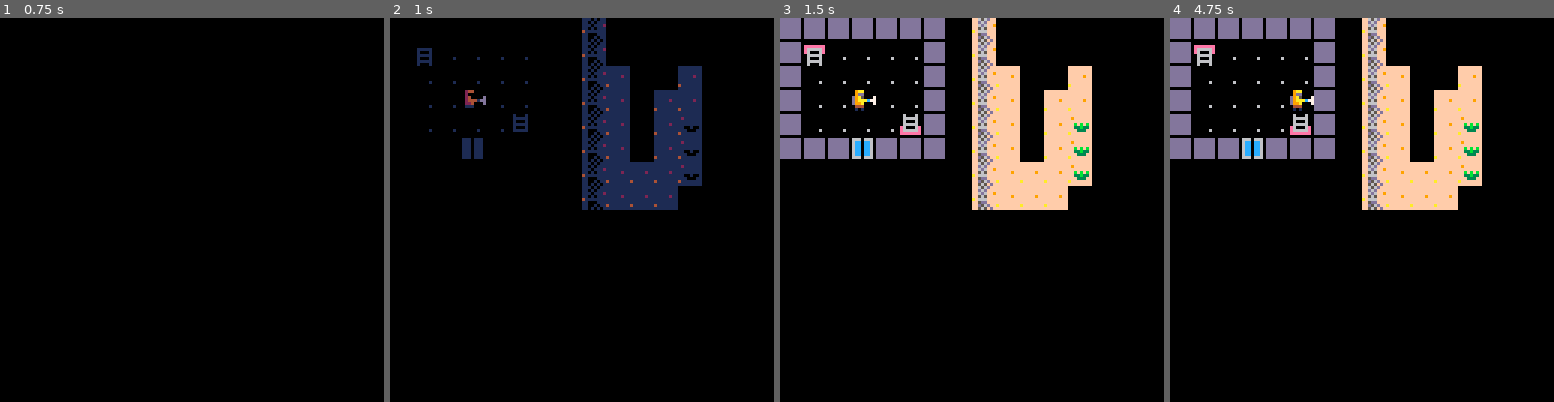
Above: before the commit, frames 1-4 (left to right).
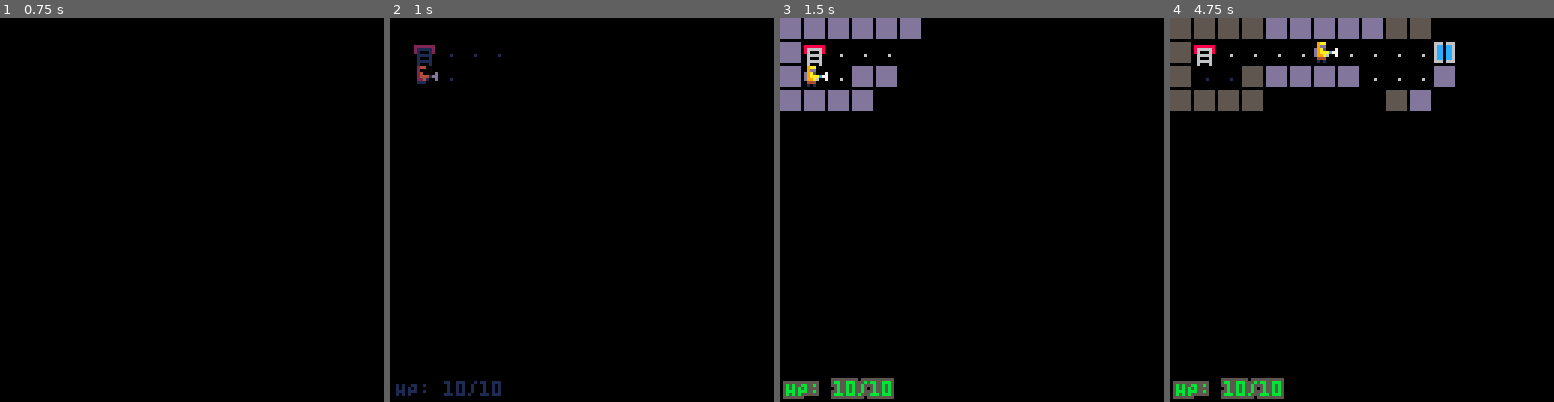
Above: after the commit, the same moments.

Repository: cjkg/zona-rl
Game: PICO-8 cartridge zona.p8
Two runs of this game, one before a commit and one after it. Both use one fixed random seed, a clock stepped at 60 frames per second and the inputs below.
Inputs:
- Up to frame 1 (0.75 s): tap X (X key) at 0.33 s; tap O (Z key) at 0.7 s
- Up to frame 2 (1 s): no input
- Up to frame 3 (1.5 s): tap X (X key) at 1.07 s
- Up to frame 4 (4.75 s): hold Right 1.6-2.1 s; tap O (Z key) every 0.4 s from 1.7 to 4.5 s; tap X (X key) at 1.85, 2.97, 4.08 s; hold Up 2.15-2.42 s; hold Right 2.47-3.03 s; hold Left 3.08-3.58 s; hold Down 3.63-3.97 s; hold Right 4.02-4.68 s; hold Up from 4.73 s (still down)

Frame 1 is identical in both runs. In frame 2, 10% of the frame differs, in the area x 1-82%, y 0-99%; in frame 3, 17%; in frame 4, 21%, in the area x 0-82%, y 0-100%.

Commit message:
los, fog, hud, ai, button buff, end screens
los/fog of war, hud, ai, mobs block paths, sight blockers, added button buffer to avoid spamming,  end screens

Diff:
--- a/draws/draw_game.lua
+++ b/draws/draw_game.lua
@@ -6,8 +6,27 @@
 	cls()
 	map()
 
-	_drawspr(getframe(p_ani),player.x*8,player.y*8,10,p_flip)
+	for e in all(entities) do
+		if cansee(player,e) then
+			spr(getframe(e.ani),e.x*8,e.y*8,1,1,e.flip)
+		end
+	end
+
+	for x=0,15 do
+		for y=0,15 do
+			if fog[x][y]==1 then
+				rectfill2(x*8,y*8,8,8,0)
+			end
+		end
+	end
+
 	dtb_draw()
+
+
+
+	drawhud()
+
+
 
 	for f in all(float) do
 		oprint8(f.txt,f.x,f.y,f.c,0)
--- a/draws/draw_lose.lua
+++ b/draws/draw_lose.lua
@@ -1,5 +1,6 @@
-function draw_gameover()
+function draw_lose()
 	cls()
+	spr(3,60,52)
 	print("you died",46,100)
 	print("press ❎",46,114,6+min(sin(time())),1)
 end
--- a/entity.lua
+++ b/entity.lua
@@ -1,25 +1,30 @@
-function add_item(_type,_x,_y,_c)
+--[[function additem(_type,_x,_y)
     --local item_info=item_objects[_type]
     local e = {
         x=_x,
         y=_y,
         name=type,
-        col=_c,
         item=true
     }
     add(entities,e)
-end
+    return
+end]]
 
-function add_mob(_type,_x,_y,_c)
-    --local mob_info=mob_objects[_type]
+function addmob(_type,_x,_y)
+    local mobinfo=mobobjects[_type]
     local m = {
-        x,_x,
-        y,_y,
+        x=_x,
+        y=_y,
         name=_type,
-        col=_c,
-        mob=true
+        hp=mobinfo.hp,
+        maxhp=mobinfo.maxhp,
+        ani=mobinfo.ani,
+        atk=mobinfo.atk,
+        task=ai_wait,
+        los=mobinfo.los
     }
     add(entities,m)
+    return m
 end
 
 
@@ -48,5 +53,7 @@
 
     Bar - the borscht
     Leaving the zone?
+    "graying out" explored but not in los
+    reacquire target
     I
 ]]
--- /dev/null
+++ b/gameplay/ai.lua
@@ -0,0 +1,67 @@
+function doai()
+    local moving
+    for m in all(entities) do
+        if m!=player then
+            moving=m.task(m)
+        end
+    end
+    if moving then
+        _upd=update_ai_turn
+    end
+end
+
+function ai_wait(m)
+    if cansee(m,player) then
+        m.task=ai_attack
+        m.tx,m.ty=player.x,player.y
+
+        addfloat("!",m.x*8+2,m.y*8,10)
+        sfx(3)
+
+    end
+end
+
+function ai_attack(m)
+    if dist(m.x,m.y,player.x,player.y)==1 then
+     --attack player
+        dx,dy=player.x-m.x,player.y-m.y
+        hitmob(m,player)
+        sfx(3)
+        p_t=0
+    else
+        --move to player
+        if cansee(m,player) then
+            m.tx,m.ty=player.x,player.y
+        end
+
+        if m.x==m.tx and m.y==m.ty then
+            m.task=ai_wait
+            addfloat("?",m.x*8+2,m.y*8,10)
+        else
+            local bdst,bx,by=999,0,0
+            for i=1,4 do
+                local dx,dy=dirx[i],diry[i]
+                local tx,ty=m.x+dx,m.y+dy
+                if iswalkable(tx,ty,"checkmobs") then
+                    local dst=dist(tx,ty,m.tx,m.ty)
+                    if dst<bdst then
+                        bdst,bx,by=dst,dx,dy
+                    end
+                end
+            end
+            mobwalk(m,bx,by)
+            _upd=update_ai_turn
+            --todo: re-aquire target?
+            p_t=0
+        end
+    end
+end
+
+function mobwalk(mb,dx,dy)
+    mb.x+=dx
+    mb.y+=dy
+end
+
+function cansee(m1,m2)
+	return dist(m1.x,m1.y,m2.x,m2.y)<=m1.los and los(m1.x,m1.y,m2.x,m2.y)
+end
--- /dev/null
+++ b/gameplay/hitmob.lua
@@ -0,0 +1,9 @@
+function hitmob(atkm,defm)
+    defm.hp-=atkm.atk
+    local col=8
+    if (atkm==player) col=10
+    addfloat("-"..atkm.atk,defm.x*8-1,defm.y*7,col)
+    if defm.hp <= 0 then
+        del(entities,defm)
+    end
+end
--- a/gameplay/moveplayer.lua
+++ b/gameplay/moveplayer.lua
@@ -1,6 +1,7 @@
 function moveplayer(dx,dy)
 	local destx,desty=player.x+dx,player.y+dy
 	local tile=mget(destx,desty)
+
 	p_t=0
 	_upd=update_player_turn
 
@@ -9,15 +10,20 @@
 		sfx(2)
 	elseif fget(tile,1) then
 		bump(tile,destx,desty)
+	elseif getmob(destx,desty) then
+		hitmob(player,getmob(destx,desty))
 	else
 		player.x+=dx
 		player.y+=dy
 
 		if dx<0 then
-			p_flip=true
+			player.flip=true
 		elseif dx>0 then
-			p_flip=false
+			player.flip=false
 		end
 		sfx(0)
 	end
+	refog()
+	unfog()
+
 end
--- a/main.lua
+++ b/main.lua
@@ -1,12 +1,12 @@
 function _init()
 	t,tani,fadeperc=0,0,0
-	_g=json_parse('{"mapobjects":[{"name":"door","tiles":[52],"sfx":1,"tile_effect":48,"dialog":"yeah!"}],"mapani":{"ani1":[],"ani2":[]},"dpal" …(113 unchanged characters)…
+	_g=json_parse('{"mobobjects":{"candycorn":{"hp":5,"maxhp":5,"ani":[10,10,11,11],"atk":1,"los":3},"player":{"hp":10,"maxhp":10,"ani":[1,1,2,2],"atk":1,"los":5}},"mapobjects":[{"name":"door","tiles":[52],"sfx":1,"tile_effect":48}],"mapani":{"ani1":[],"ani2":[]},"dpal" …(113 unchanged characters)…
 
 	--★
 	debug={}
 
 	dtb_init()
-	start_game()
+	startgame()
 end
 
 function _update60()
@@ -30,20 +30,20 @@
 	end
 end
 
-function start_game()
-	dirx,diry,mapani,dpal,p_ani,mapobjects=_g.dirx,_g.diry,_g.mapani,_g.dpal,_g.p_ani,_g.mapobjects
+function startgame()
+	dirx,diry,mapani,dpal,p_ani,mapobjects,mobobjects,buttonbuff,fog=_g.dirx,_g.diry,_g.mapani,_g.dpal,_g.p_ani,_g.mapobjects,_g.mobobjects,-1,blankmap(1)
 	_upd=update_start
 	_drw=draw_start
 	float={}
-	player={
-		x=3,
-		y=3,
-		hp=10,
-		maxhp=10,
-		ani=p_ani
-	}
-	entities={player}
-
+	entities={}
+	player=addmob("player",1,2)
+	unfog()
+	--[[addmob("candycorn",5,4)
+	addmob("candycorn",5,6)
+	addmob("candycorn",4,6)
+	addmob("candycorn",3,6)
+	addmob("candycorn",3,4)
+	]]
 	rads={}
 	for i=1,10 do
   		add(rads,{
--- /dev/null
+++ b/ui/drawhud.lua
@@ -0,0 +1,10 @@
+function drawhud()
+    if player.y>=8 then
+        hp_y=1
+    else
+        hp_y=121
+    end
+
+    rectfill2(0,hp_y-1,40,8,0)
+    oprint8("HP: "..player.hp.."/"..player.maxhp,2,hp_y,11,5)
+end
--- /dev/null
+++ b/updates/button.lua
@@ -0,0 +1,22 @@
+function dobutton(button)
+	if button<0 then return end
+	if button<4 then
+		moveplayer(dirx[button+1],diry[button+1])
+	end
+	-- menu button
+end
+
+function dobuttonbuff()
+	if buttonbuff==-1 then
+		buttonbuff=getbutton()
+	end
+end
+
+function getbutton()
+	for i=0,5 do
+		if btnp(i) then
+			return i
+		end
+	end
+	return -1
+end
--- /dev/null
+++ b/updates/update_ai_turn.lua
@@ -0,0 +1,8 @@
+function update_ai_turn()
+    dobuttonbuff()
+	p_t=min(p_t+0.125,1) --desensitizes
+
+	if p_t==1 then
+		_upd=update_game
+	end
+end
--- a/updates/update_game.lua
+++ b/updates/update_game.lua
@@ -1,8 +1,21 @@
 function update_game()
-	for i=0,3 do
-		if btn(i) and #dtb_queu==0 then
-			moveplayer(dirx[i+1],diry[i+1])
-			return
-		end
+	dobuttonbuff()
+	dobutton(buttonbuff)
+	buttonbuff=-1
+	checkend()
+end
+
+function checkend()
+	if win then
+		_upd=update_win
+		_drw=draw_win
+		fadeout(0.02)
+		return false
+	elseif player.hp<=0 then
+		_upd=update_lose
+		_drw=draw_lose
+		fadeout(0.02)
+		return false
 	end
+	return true
 end
--- a/updates/update_lose.lua
+++ b/updates/update_lose.lua
@@ -1,4 +1,4 @@
-function update_gameover()
+function update_lose()
 	if btnp(❎) then
 		fadeout()
 		startgame()
--- a/updates/update_player_turn.lua
+++ b/updates/update_player_turn.lua
@@ -1,8 +1,13 @@
 function update_player_turn()
+	dobuttonbuff()
 	p_t=min(p_t+0.125,1) --desensitizes
 
 	if p_t==1 then
 		_upd=update_game
+		if checkend() then
+			doai()
+		end
 		step()
+
 	end
 end
--- /dev/null
+++ b/utils/map.lua
@@ -0,0 +1,146 @@
+function dist(fx,fy,tx,ty)
+	return sqrt((fx-tx)^2+(fy-ty)^2)
+end
+
+function iswalkable(x,y,mode)
+	local mode=mode or ""
+ 	if inbounds(x,y) then
+  		local tle=mget(x,y)
+  		if mode=="sight" then
+			return not fget(tle,2)
+  		else
+	 		if not fget(tle,0) then
+	   			if mode=="checkmobs" then
+	    			return not getmob(x,y)
+	   			end
+	   			return true
+	  		end
+		end
+ 	end
+ 	return false
+end
+
+function copymap(x,y)
+	local tle
+	for _x=0,15 do
+  	for _y=0,15 do
+  		tle=mget(_x+x,_y+y)
+   		mset(_x,_y,tle)
+   		if tle==4 then
+   			player.x,player.y=_x,_y
+   		end
+  	end
+ 	end
+end
+
+function getmob(x,y)
+	for e in all(entities) do
+		if e.x==x and e.y==y then
+	  		return e
+	 	end
+	end
+	return false
+end
+
+function inbounds(x,y)
+	return x>=0 and y>=0 and x<16 and y<16
+end
+
+function los(x1,y1,x2,y2)
+	local frst,sx,sy,dx,dy=true
+
+	if dist(x1,y1,x2,y2)==1 then return true end
+
+	if x1<x2 then
+		sx,dx=1,x2-x1
+	else
+	 	sx,dx=-1,x1-x2
+	end
+	if y1<y2 then
+	 	sy,dy=1,y2-y1
+	else
+	 	sy,dy=-1,y1-y2
+	end
+
+	local err,e2=dx-dy
+
+	while not(x1==x2 and y1==y2) do
+	 if not frst and not iswalkable(x1,y1,"sight") then return false end
+		frst,e2=false,err*2
+		if e2>-dy then
+			err-=dy
+		  	x1+=sx
+		end
+		if e2<dx then
+		  	err+=dx
+		 	y1+=sy
+		end
+	end
+	return true
+   end
+
+function blankmap(_dflt)
+	local ret={}
+	if (_dflt==nil) _dflt=0
+	for x=0,15 do
+		ret[x]={}
+	 	for y=0,15 do
+	  		ret[x][y]=_dflt
+	 	end
+	end
+	return ret
+end
+
+function unfog()
+	local px,py=player.x,player.y
+	for x=0,15 do
+ 		for y=0,15 do
+  			if fog[x][y]==1
+  			and dist(px,py,x,y)<=player.los
+			and los(px,py,x,y) then
+				unfogtile(x,y)
+   			end
+  		end
+ 	end
+end
+
+function unfogtile(x,y)
+	fog[x][y]=0
+ 	if iswalkable(x,y,"sight") then
+  		for i=1,4 do
+   			local tx,ty=x+dirx[i],y+diry[i]
+   			if inbounds(tx,ty) and not iswalkable(tx,ty,"sight") then
+				fog[tx][ty]=0
+   			end
+  		end
+ 	end
+end
+
+function refog()
+	local px,py=player.x,player.y
+	for x=0,15 do
+ 		for y=0,15 do
+  			if fog[x][y]==0
+  			and not (dist(px,py,x,y)<=player.los and
+			  los(px,py,x,y)) then
+
+				refogtile(x,y)
+			elseif fog[x][y]==0 and los(px,py,x,y) then
+				if mget(x,y)==38 then
+					mset(x,y,49)
+				elseif mget(x,y)==39 then
+					mset(x,y,48)
+				end
+   			end
+  		end
+ 	end
+end
+
+function refogtile(x,y)
+
+	if mget(x,y)==49 then
+		mset(x,y,38)
+	elseif mget(x,y)==48 then
+		mset(x,y,39)
+	end
+end
--- a/utils/misc.lua
+++ b/utils/misc.lua
@@ -1,12 +1,5 @@
 function getframe(ani)
 	return ani[flr(t/8)%#ani+1]
-end
-
-function _drawspr(_spr,_x,_y,_c,_flip)
-	palt(0,false)
-	pal(6,_c)
-	spr(_spr,_x,_y,1,1,_flip)
-	pal()
 end
 
 function oprint8(_t,_x,_y,_c,_c2)
@@ -15,7 +8,6 @@
 	end
 	print(_t,_x,_y,_c)
 end
-
 
 function isin(mem,set)
 	for m in all(set) do
@@ -26,15 +18,6 @@
 	return false
 end
 
-function copymap(x,y)
-	local tle
-	for _x=0,15 do
-  	for _y=0,15 do
-  		tle=mget(_x+x,_y+y)
-   		mset(_x,_y,tle)
-   		if tle==4 then
-   			player.x,player.y=_x,_y
-   		end
-  	end
- 	end
+function rectfill2(_x,_y,_w,_h,_c)
+	rectfill(_x,_y,_x+max(_w-1,0),_y+max(_h-1,0),_c)
 end
--- a/zona.p8
+++ b/zona.p8
@@ -10,6 +10,8 @@
 #include utils/fade.lua
 #include utils/dtb.lua
 #include utils/misc.lua
+#include utils/map.lua
+
 
 #include draws/animation/animap.lua
 #include draws/draw_start.lua
@@ -20,15 +22,22 @@
 #include gameplay/bump.lua
 #include gameplay/moveplayer.lua
 #include gameplay/step.lua
+#include gameplay/hitmob.lua
+#include gameplay/ai.lua
+
 
 #include updates/update_start.lua
 #include updates/update_game.lua
 #include updates/update_win.lua
 #include updates/update_lose.lua
 #include updates/update_player_turn.lua
+#include updates/update_ai_turn.lua
+#include updates/button.lua
 
 #include ui/floats.lua
-
+#include ui/drawhud.lua
+
+#include entity.lua
 #include main.lua
 
 
@@ -218,18 +227,27 @@
 
 
 __gff__
-0000000000000000000000000000000000000000000000000000000000000000030300000000000000000000000000000001000003000000000000000000000000000000000000000000000000000000000000000000000000000000000000000000000000000000000000000000000000000000000000000000000000000000
+0000000000000303030303030303030303030303030300000000000000000000030307000003050000000000000000000005000007000000000000000000000000000000000000000000000000000000000000000000000000000000000000000000000000000000000000000000000000000000000000000000000000000000
 0000000000000000000000000000000000000000000000000000000000000000000000000000000000000000000000000000000000000000000000000000000000000000000000000000000000000000000000000000000000000000000000000000000000000000000000000000000000000000000000000000000000000000
 __map__
-3131313131313100393e3e3e3d00000000000000000000000000000000000000000000000000000000000000000000000000000000000000000000000000000000000000000000000000000000000000000000000000000000000000000000000000000000000000000000000000000000000000000000000000000000000000
-3132303030303100393e3e3d3d00000000000000000000000000000000000000000000000000000000000000000000000000000000000000000000000000000000000000000000000000000000000000000000000000000000000000000000000000000000000000000000000000000000000000000000000000000000000000
-313030303030310039353e3e3500000000000000000000000000000000000000000000000000000000000000000000000000000000000000000000000000000000000000000000000000000000000000000000000000000000000000000000000000000000000000000000000000000000000000000000000000000000000000
-313030303030310039353d353500000000000000000000000000000000000000000000000000000000000000000000000000000000000000000000000000000000000000000000000000000000000000000000000000000000000000000000000000000000000000000000000000000000000000000000000000000000000000
-313030303033310039353f353600000000000000000000000000000000000000000000000000000000000000000000000000000000000000000000000000000000000000000000000000000000000000000000000000000000000000000000000000000000000000000000000000000000000000000000000000000000000000
-313131343131310039353f353600000000000000000000000000000000000000000000000000000000000000000000000000000000000000000000000000000000000000000000000000000000000000000000000000000000000000000000000000000000000000000000000000000000000000000000000000000000000000
-0000000000000000393535353600000000000000000000000000000000000000000000000000000000000000000000000000000000000000000000000000000000000000000000000000000000000000000000000000000000000000000000000000000000000000000000000000000000000000000000000000000000000000
-0000000000000000393535350000000000000000000000000000000000000000000000000000000000000000000000000000000000000000000000000000000000000000000000000000000000000000000000000000000000000000000000000000000000000000000000000000000000000000000000000000000000000000
-…(4 lines of a section not shown)…
+3131313131313131313131313131313100000000000000000000000000000000000000000000000000000000000000000000000000000000000000000000000000000000000000000000000000000000000000000000000000000000000000000000000000000000000000000000000000000000000000000000000000000000
+3132303030303030303030343030303100000000000000000000000000000000000000000000000000000000000000000000000000000000000000000000000000000000000000000000000000000000000000000000000000000000000000000000000000000000000000000000000000000000000000000000000000000000
+3130303131313131303030313030303100000000000000000000000000000000000000000000000000000000000000000000000000000000000000000000000000000000000000000000000000000000000000000000000000000000000000000000000000000000000000000000000000000000000000000000000000000000
+3131313130303030303131313030303100000000000000000000000000000000000000000000000000000000000000000000000000000000000000000000000000000000000000000000000000000000000000000000000000000000000000000000000000000000000000000000000000000000000000000000000000000000
+3130303030303030303030313030303100000000000000000000000000000000000000000000000000000000000000000000000000000000000000000000000000000000000000000000000000000000000000000000000000000000000000000000000000000000000000000000000000000000000000000000000000000000
+3131313131313131313130313030303100000000000000000000000000000000000000000000000000000000000000000000000000000000000000000000000000000000000000000000000000000000000000000000000000000000000000000000000000000000000000000000000000000000000000000000000000000000
+3130303030303030302030313131343100000000000000000000000000000000000000000000000000000000000000000000000000000000000000000000000000000000000000000000000000000000000000000000000000000000000000000000000000000000000000000000000000000000000000000000000000000000
+3130303030303030303030313030303100000000000000000000000000000000000000000000000000000000000000000000000000000000000000000000000000000000000000000000000000000000000000000000000000000000000000000000000000000000000000000000000000000000000000000000000000000000
+3130303030303130303030313030303100000000000000000000000000000000000000000000000000000000000000000000000000000000000000000000000000000000000000000000000000000000000000000000000000000000000000000000000000000000000000000000000000000000000000000000000000000000
+3130302130303131313131313030303100000000000000000000000000000000000000000000000000000000000000000000000000000000000000000000000000000000000000000000000000000000000000000000000000000000000000000000000000000000000000000000000000000000000000000000000000000000
+3130303030303130303030313030303100000000000000000000000000000000000000000000000000000000000000000000000000000000000000000000000000000000000000000000000000000000000000000000000000000000000000000000000000000000000000000000000000000000000000000000000000000000
+3130303030303130303030343030213100000000000000000000000000000000000000000000000000000000000000000000000000000000000000000000000000000000000000000000000000000000000000000000000000000000000000000000000000000000000000000000000000000000000000000000000000000000
+3130303030303430303030313431313100000000000000000000000000000000000000000000000000000000000000000000000000000000000000000000000000000000000000000000000000000000000000000000000000000000000000000000000000000000000000000000000000000000000000000000000000000000
+3130303030303130303030313030303100000000000000000000000000000000000000000000000000000000000000000000000000000000000000000000000000000000000000000000000000000000000000000000000000000000000000000000000000000000000000000000000000000000000000000000000000000000
+3130303030303130303030313131333100000000000000000000000000000000000000000000000000000000000000000000000000000000000000000000000000000000000000000000000000000000000000000000000000000000000000000000000000000000000000000000000000000000000000000000000000000000
+3131313131313131313131313131313100000000000000000000000000000000000000000000000000000000000000000000000000000000000000000000000000000000000000000000000000000000000000000000000000000000000000000000000000000000000000000000000000000000000000000000000000000000
+…(5 lines of a section not shown)…
Empty file added: gameplay/movemob.lua
Not shown, changed: 47 lines of the sprite sheet (__gfx__) section of zona.p8
Not shown, changed: the sound effects (__sfx__) section of zona.p8
